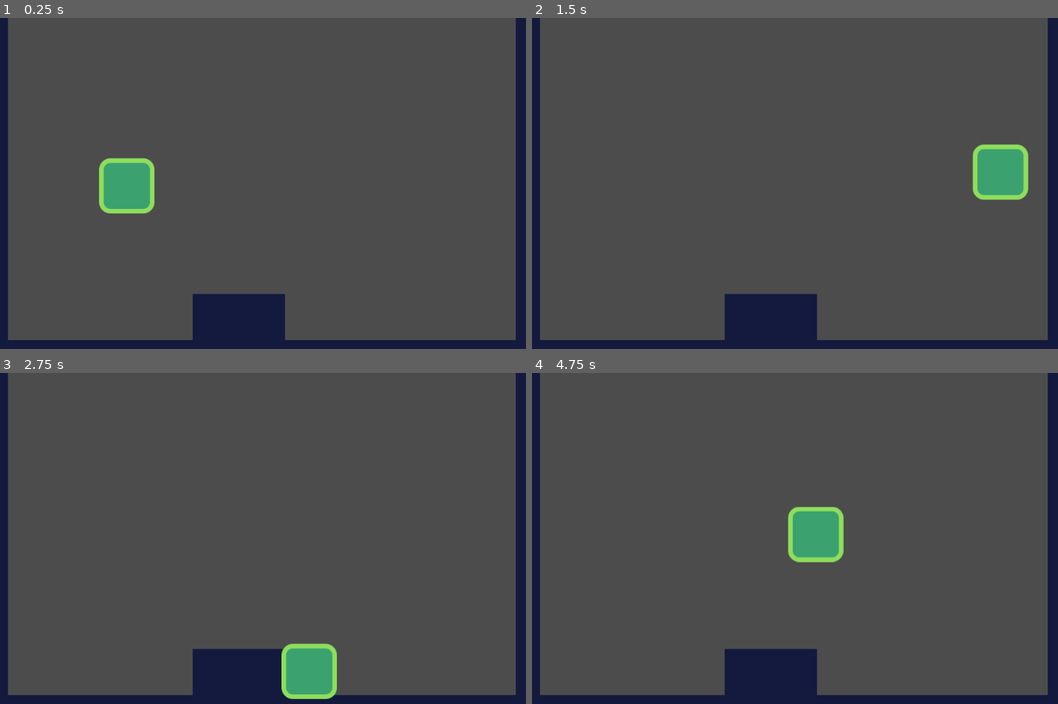
Above: before the commit, frames 1-4 (two rows, left to right).
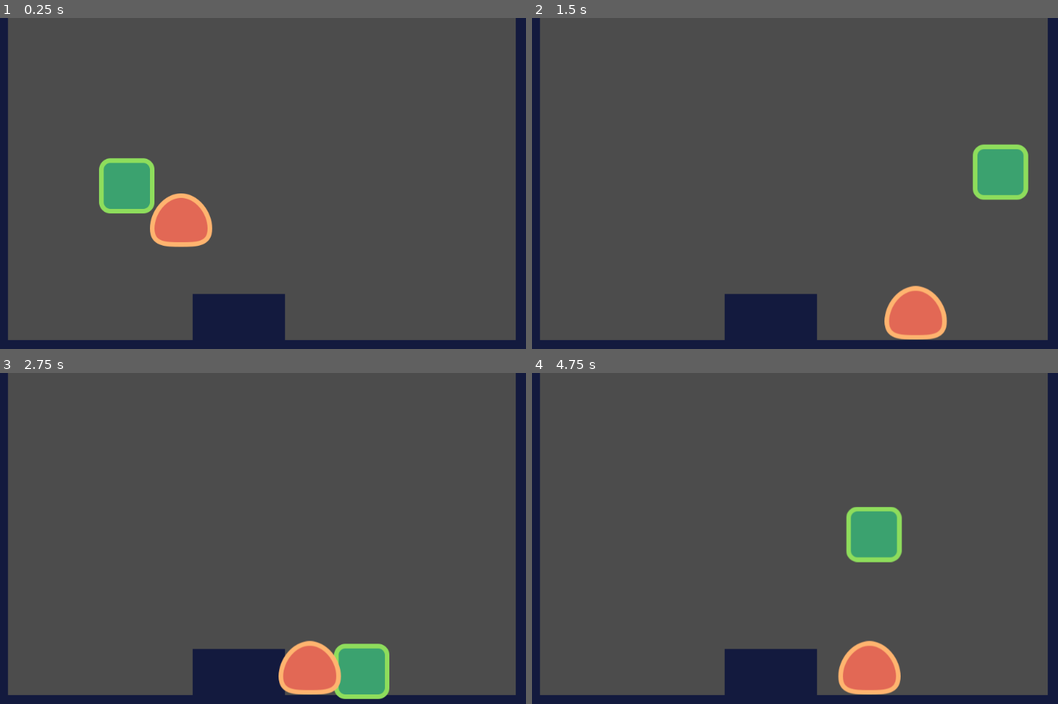
Above: after the commit, the same moments.

Repository: BSESP/BSESP.github.io
Game: Godot game, scene res://src/Levels/LevelTemplate.tscn
Same seed, same stepped clock (60 frames per second), same inputs: the game is played once before the commit and once after it.
Inputs:
- Up to frame 1 (0.25 s): no input
- Up to frame 2 (1.5 s): hold D (move_right) from 0.53 s (still down); tap W (jump) at 0.77 s
- Up to frame 3 (2.75 s): tap W (jump) at 1.52 s; release D (move_right) at 2.03 s; hold A (move_left) from 2.03 s (still down)
- Up to frame 4 (4.75 s): release A (move_left) at 2.78 s; hold D (move_right) 2.78-4.28 s; tap W (jump) at 3.02, 3.77, 4.52 s; hold A (move_left) from 4.28 s (still down)

The runs differ from the first frame. In frame 1, 1.6% of the frame differs, in the area x 28-41%, y 53-70%; in frame 2, 1.6%; in frame 3, 3.4%; in frame 4, 5.1%, in the area x 48-71%, y 40-98%.

Commit message:
Enemy is added

Diff:
--- /dev/null
+++ b/godot-games/src/2D_platformer/src/Actors/Enemy.gd
@@ -0,0 +1,12 @@
+extends "res://src/Actors/Actor.gd"
+
+
+func _ready() -> void:
+	_velocity.x = -speed.x
+
+
+func _physics_process(delta: float) -> void:
+	_velocity.y += gravity * delta
+	if is_on_wall():
+		_velocity.x *= -1.0
+	_velocity.y = move_and_slide(_velocity, FLOOR_NORMAL).y
--- /dev/null
+++ b/godot-games/src/2D_platformer/src/Actors/Enemy.tscn
@@ -0,0 +1,25 @@
+[gd_scene load_steps=4 format=2]
+
+[ext_resource path="res://src/Actors/Enemy.gd" type="Script" id=1]
+[ext_resource path="res://assets/enemy.png" type="Texture" id=2]
+
+[sub_resource type="RectangleShape2D" id=1]
+extents = Vector2( 43.5, 32.5 )
+
+[node name="Enemy" type="KinematicBody2D"]
+collision_layer = 2
+collision_mask = 8
+script = ExtResource( 1 )
+
+[node name="Enemy" type="Sprite" parent="."]
+position = Vector2( 0, -48 )
+texture = ExtResource( 2 )
+
+[node name="CollisionShape2D" type="CollisionShape2D" parent="."]
+position = Vector2( 0.5, -33.5 )
+shape = SubResource( 1 )
+
+[node name="VisibilityEnabler2D" type="VisibilityEnabler2D" parent="."]
+position = Vector2( 0, -10 )
+process_parent = true
+physics_process_parent = true
--- a/godot-games/src/2D_platformer/src/Levels/LevelTemplate.tscn
+++ b/godot-games/src/2D_platformer/src/Levels/LevelTemplate.tscn
@@ -1,7 +1,8 @@
-[gd_scene load_steps=5 format=2]
+[gd_scene load_steps=6 format=2]
 
 [ext_resource path="res://src/Actors/Player.tscn" type="PackedScene" id=1]
 [ext_resource path="res://assets/tileset.png" type="Texture" id=2]
+[ext_resource path="res://src/Actors/Enemy.tscn" type="PackedScene" id=3]
 
 [sub_resource type="ConvexPolygonShape2D" id=2]
 points = PoolVector2Array( 0, 0, 80, 0, 80, 80, 0, 80 )
@@ -42,3 +43,7 @@
 
 [node name="Player" parent="." instance=ExtResource( 1 )]
 position = Vector2( 285, 240 )
+collision_mask = 10
+
+[node name="Enemy" parent="." instance=ExtResource( 3 )]
+position = Vector2( 449, 312 )
